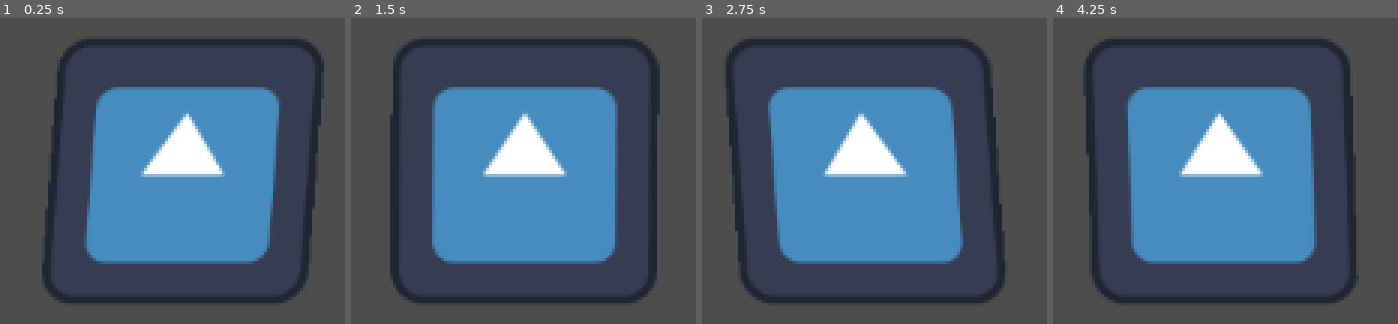
Above: before the commit, frames 1-4 (left to right).
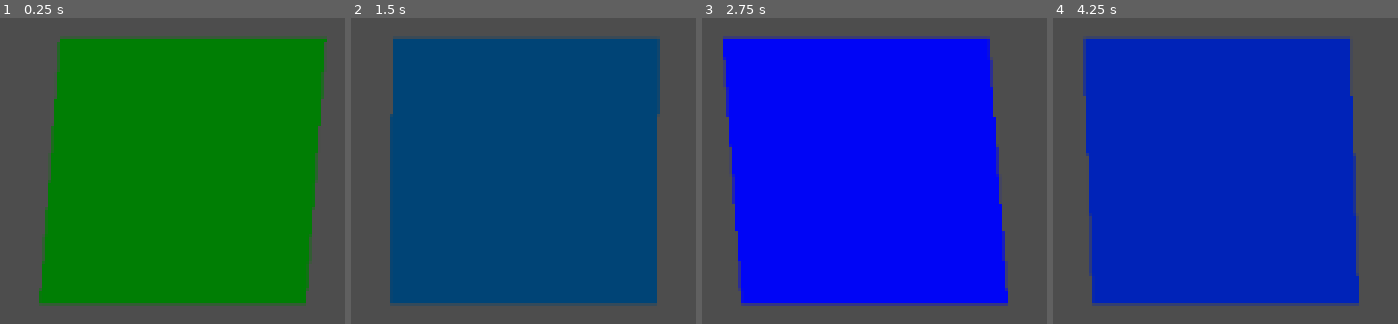
Above: after the commit, the same moments.

Repository: martonban/TinyTechnicalArtProjects
Game: Godot game, scene res://scenes/shaders_101.tscn
Two runs of this game, one before a commit and one after it. Both use one fixed random seed, a clock stepped at 60 frames per second and the inputs below. The project has no main scene, so this scene is started directly. The engine's default icon, where the game draws it, is replaced by a stand-in: a white triangle on a blue panel in a dark square.
Inputs:
- Up to frame 1 (0.25 s): no input
- Up to frame 2 (1.5 s): tap Enter at 0.5 s
- Up to frame 3 (2.75 s): no input
- Up to frame 4 (4.25 s): tap Space at 3.5 s

The runs differ from the first frame. In frame 1, 68% of the frame differs, in the area x 11-95%, y 6-95%; in frame 2, 67%; in frame 3, 69%, in the area x 6-89%, y 5-95%; in frame 4, 68%.

Commit message:
Color changes with fragment shader
and mixing colors

Diff:
--- a/ShaderCourse(GameDevTV)/Shaders101/shaders/shaders_101.glsl.gdshader
+++ b/ShaderCourse(GameDevTV)/Shaders101/shaders/shaders_101.glsl.gdshader
@@ -5,11 +5,20 @@
 	// every vertex at the shader you need to use this
 	// so this varriable is going to be different every time
 	if(VERTEX.y < 0.5) {
-		VERTEX += vec2(10.f, 0.0f)*cos(TIME);
+		VERTEX += vec2(cos(TIME), 0.f) * 10.f;
 	}
 
 }
 
 void fragment() {
-	// Called for every pixel the material is visible on.
+	// The texture will disapear if we using start writing our own fragment shader
+	// becuse we kind of overide the default shader, for this reason we need to sample
+	// by ourselfes
+
+	// we can mix colors
+	vec4 color = vec4(0.0f, 0.0f, 1.0f, 1.0f);
+	vec4 color2 = vec4(0.0f, 0.5f, 0.0f, 1.0f);
+	vec4 output_color = mix(color, color2, ((cos(TIME) + 1.f) * 0.5f));
+
+	COLOR = output_color;
 }
